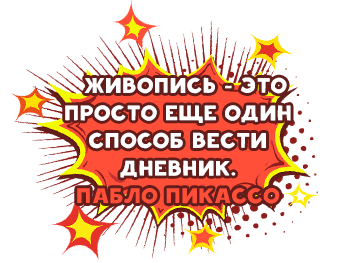
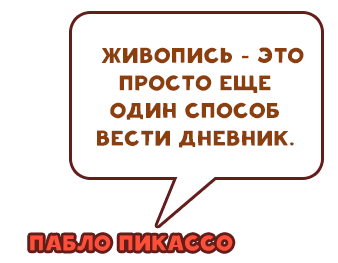
Revision of a layered 338x263 image; what changed, layer by layer:
added layer "Живопись – это просто еще один способ вести дневник." above "Пабло Пикассо" over (97, 47, 304, 148)
renamed "Живопись – это просто еще один способ вести дневник. Пабло П" to "Пабло Пикассо", painted on it over (30, 77, 291, 251)
added layer "Shape 1" above "Layer 4" over (72, 14, 321, 226)
hid "Layer 4" over (12, 0, 320, 260)
